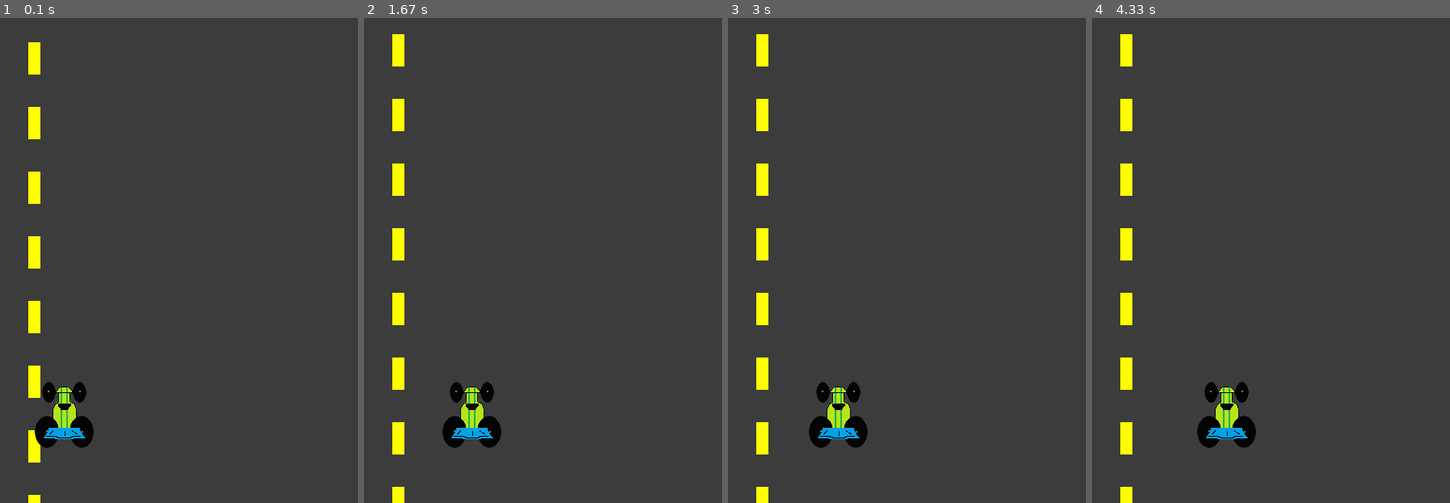
Above: before the commit, frames 1-4 (left to right).
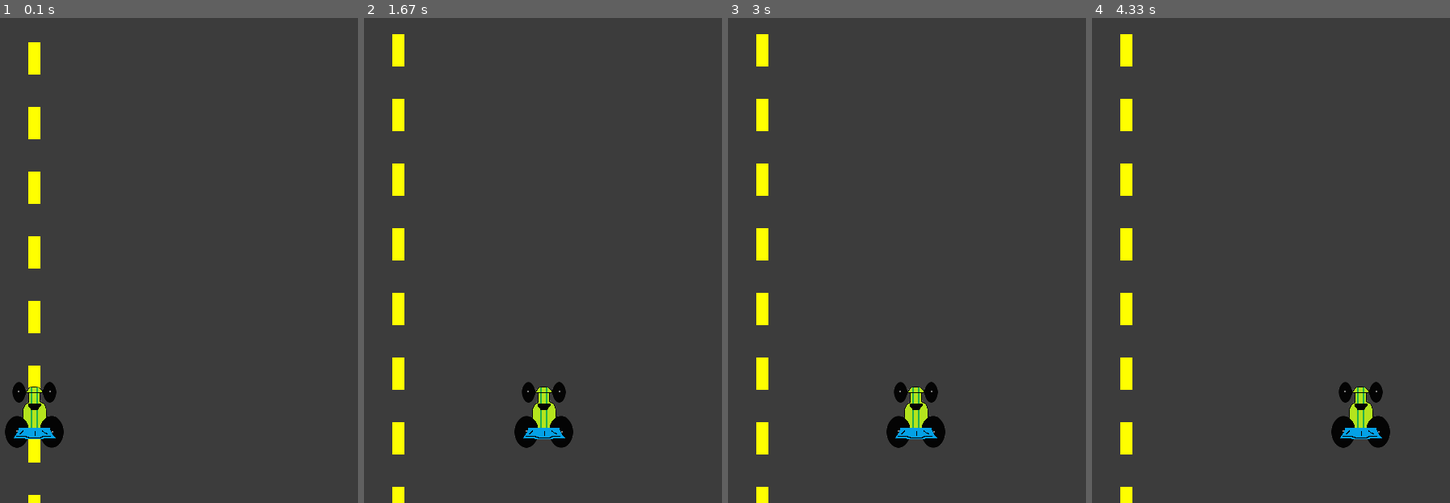
Above: after the commit, the same moments.

Repository: luhelenals/racecar
Game: pygame game, started from main.py
The game is run twice, just before and just after one commit, with the same random seed, the same clock (stepped at 60 frames per second) and the same inputs.
Inputs:
- Up to frame 1 (0.1 s): no input
- Up to frame 2 (1.67 s): hold Right 0.33-0.8 s; hold Right 0.83-1.3 s; hold Left from 1.33 s (still down)
- Up to frame 3 (3 s): release Left at 1.87 s; hold Left 1.9-2.3 s; hold Right 2.33-2.97 s
- Up to frame 4 (4.33 s): hold Left 3-3.47 s; hold Right 3.5-3.97 s; hold Right from 4 s (still down)

The runs differ from the first frame. In frame 1, 2.0% of the frame differs, in the area x 1-27%, y 75-89%; in frame 2, 2.8%, in the area x 21-59%, y 75-89%; in frame 3, 2.8%; in frame 4, 2.8%.

Commit message:
car positioning

Diff:
--- a/classes.py
+++ b/classes.py
@@ -26,7 +26,7 @@
         self.x = x
         self.y = y
         self.image = image
-        self.move_x = 0  # Movement direction: -1 for left, 1 for right, 0 for no movement
+        self.move_x = 0  # Movement direction: negative for left, positive for right, 0 for no movement
 
     def move(self):
         """
--- a/main.py
+++ b/main.py
@@ -8,13 +8,14 @@
     display_width = 800
     display_height = 600
 
-    gameDisplay = pygame.display.set_mode((display_width,display_height))
+    gameDisplay = pygame.display.set_mode((display_width, display_height))
     pygame.display.set_caption('RaceCar Game')
     clock = pygame.time.Clock()
     crashed = False
 
     carImg = pygame.image.load('resources/racecar.png')
-    car = Car(display_width * 0.5, display_height * 0.75, carImg)
+    x = (display_width - carImg.get_rect().width) / 2
+    car = Car(x, display_height * 0.75, carImg)
     return gameDisplay, clock, crashed, car, pygame
 
 # Draw car at given position
@@ -48,23 +49,30 @@
         gameDisplay.blit(centerLine, (int((screenW - lineW) / 2), line_position))
 
 # Handle key pressing events for movement
-def handleEvents(car, pygame, crashed):
+def handleEvents(car, pygame):
+    keys = pygame.key.get_pressed()  # Get the state of all keys
+    if keys[pygame.K_RIGHT]:
+        car.move_x = 5  # Move right
+    elif keys[pygame.K_LEFT]:
+        car.move_x = -5  # Move left
+    else:
+        car.move_x = 0  # Stop moving when no keys are pressed
+
+    # Check for quitting the game
     for event in pygame.event.get():
-        if event.type == pygame.QUIT:
-            crashed = True
+        if event.type == pygame.QUIT or (event.type == pygame.KEYDOWN and event.key == pygame.K_ESCAPE):
+            return True
 
-        if event.type == pygame.KEYDOWN:
-            if event.key == pygame.K_RIGHT:
-                car.move_x = 1.5  # Start moving right
-            if event.key == pygame.K_LEFT:
-                car.move_x = -1.5  # Start moving left
-            if event.key == pygame.K_ESCAPE:
-                return True
+    return False
 
-        if event.type == pygame.KEYUP and (event.key in [pygame.K_RIGHT, pygame.K_LEFT]):
-            car.move_x = 0  # Stop moving when key is released
-
-    return crashed
+# Update car position, ensuring it stays within screen bounds
+def updateCarPosition(car, screenW):
+    car.x += car.move_x  # Update position based on movement
+    # Ensure the car stays within screen boundaries
+    if car.x < 0:
+        car.x = 0
+    elif car.x > screenW - car.image.get_rect().width:
+        car.x = screenW - car.image.get_rect().width
 
 def main():
     gameDisplay, clock, crashed, car, pygame = initGame()
@@ -72,19 +80,22 @@
 
     # Main game loop
     while not crashed:
-        crashed = handleEvents(car, pygame, crashed)
+        crashed = handleEvents(car, pygame)
 
-        car.move()
+        # Update the car's position within the screen boundaries
+        screenW = gameDisplay.get_rect().width
+        updateCarPosition(car, screenW)
 
+        # Move the street
         streetOffset -= 5  # Move the street lines up instead of down
-
-        # Reset the offset when it exceeds the height of one line and its offset
-        if streetOffset <= -(40 + 40):  # line height + offset
+        if streetOffset <= -80:  # line height + offset
             streetOffset = 0  # Reset to avoid overflow
 
+        # Draw everything
         loadStreet(gameDisplay, streetOffset)
         drawCar(car, gameDisplay)
 
+        # Update the display
         pygame.display.update()
         clock.tick(60)
 
